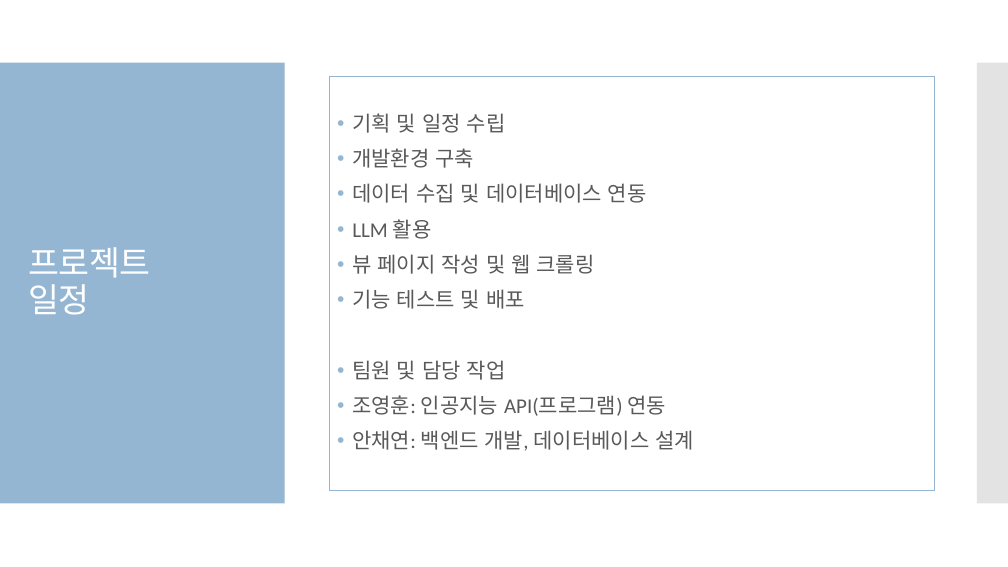
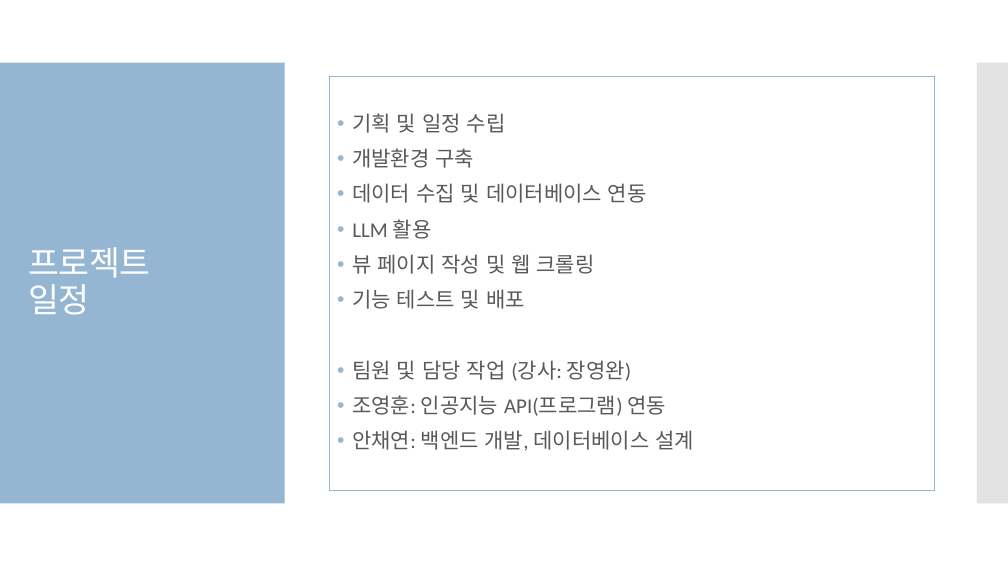
Before and after one commit to business-sixtick/recommend_movie, a slide deck: slide 2 of doc/세종교육_AI프로젝트.pptx. Drawn at 1008x567 pixels with LibreOffice and Linux fonts; fonts in the diff are those of the drawing. Boxes give left, top, right and bottom in pixels: in the first picture for what was removed or moved away, otherwise in the second. Text is boxed around its words. In the diff, an @@ line names an element or a change of style, - is before the commit and + after.

```diff
--- a/doc/세종교육_AI프로젝트.pptx
+++ b/doc/세종교육_AI프로젝트.pptx
@@ text at [352, 360, 631, 381]: text changed @@
-• 팀원 및 담당 작업
+• 팀원 및 담당 작업 (강사: 장영완)
```
Also in this commit, not shown: 1 other slide changed, 1 slide added, 1 slide removed, 4 other files.
